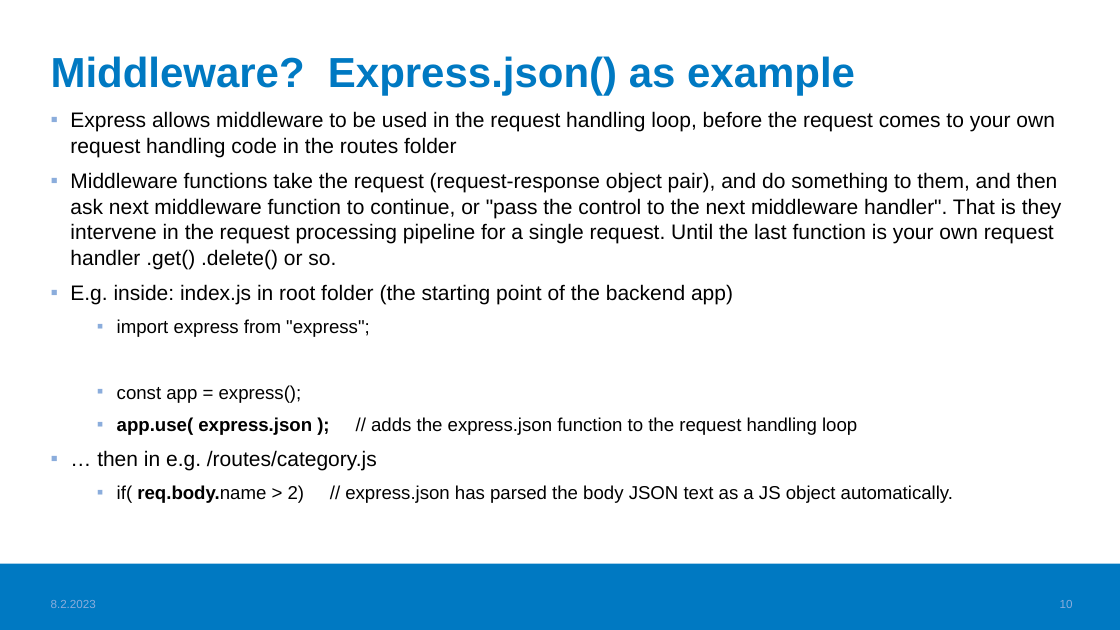
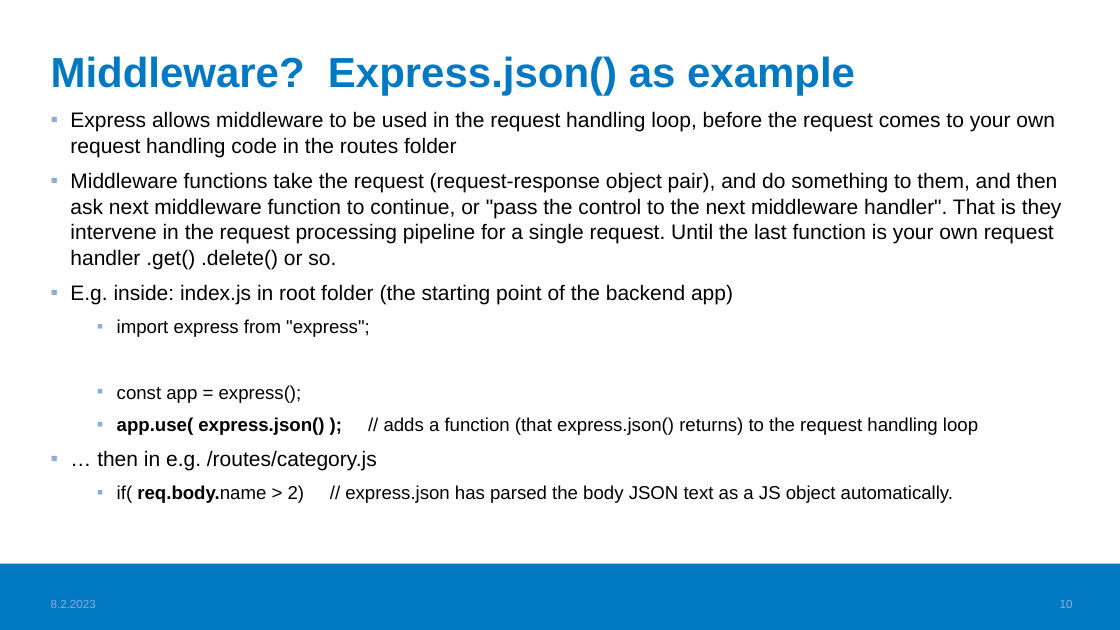
Before and after one commit to haagahelia/ohke-teknologiat, a slide deck: slide 10 of 05_es6_node/NodeJS_demo/02_nodejs/NodeJS.pptx. Drawn at 1120x630 pixels with LibreOffice and Linux fonts; fonts in the diff are those of the drawing; background and template pictures are left out. Boxes give left, top, right and bottom in pixels: in the first picture for what was removed or moved away, otherwise in the second. Text is boxed around its words. In the diff, an @@ line names an element or a change of style, - is before the commit and + after.

```diff
--- a/05_es6_node/NodeJS_demo/02_nodejs/NodeJS.pptx
+++ b/05_es6_node/NodeJS_demo/02_nodejs/NodeJS.pptx
@@ text at (117,417,978,435): text changed @@
-  ▪ app.use( express.json ); // adds the express.json function to the request handling loop
+  ▪ app.use( express.json() ); // adds a function (that express.json() returns) to the request handling loop
```
Also in this commit, not shown: 2 other files.
